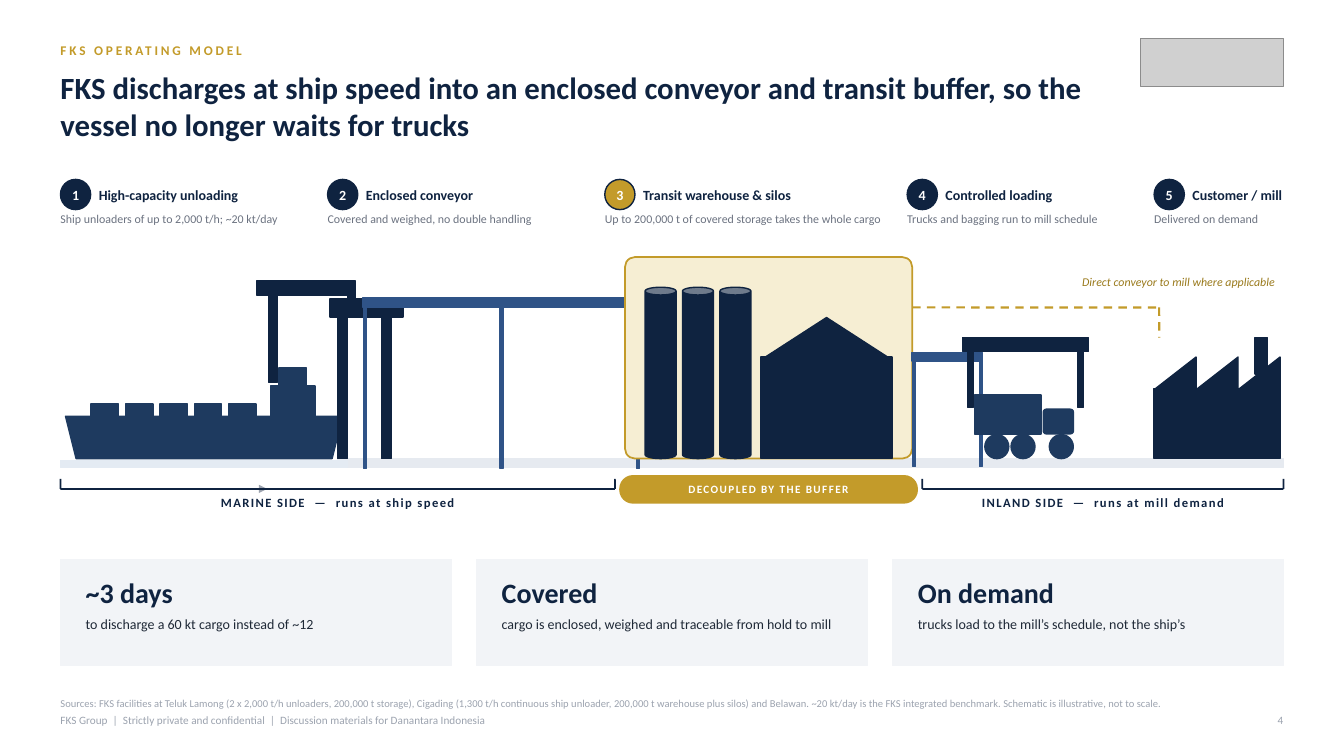
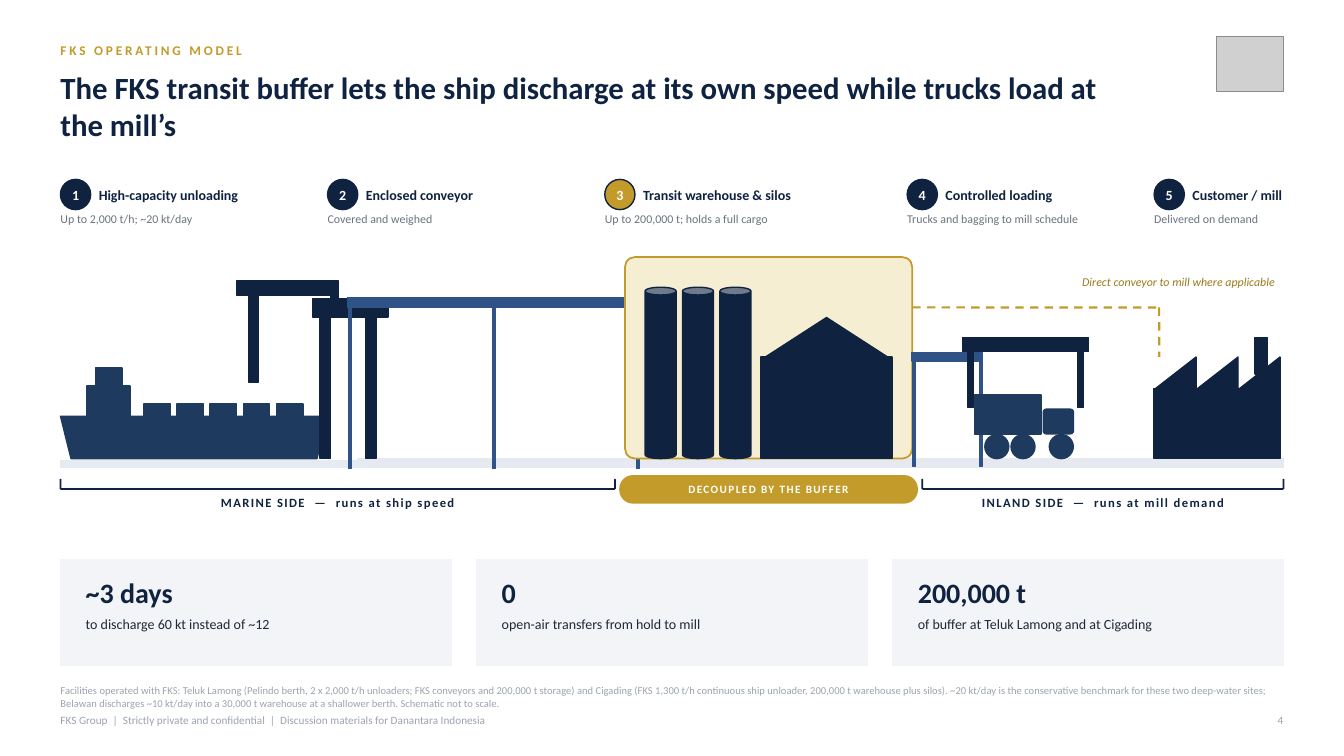
Before and after one commit to nadiaaveronica-design/fks-danantara-deck., a slide deck: slide 4 of FKS_Danantara_Platform_Deck_2026-09-28_v1.pptx. Drawn at 1344x756 pixels with LibreOffice and Linux fonts; fonts in the diff are those of the drawing; grey boxes stand for pictures. Boxes give left, top, right and bottom in pixels: in the first picture for what was removed or moved away, otherwise in the second. Text is boxed around its words. In the diff, an @@ line names an element or a change of style, - is before the commit and + after.

```diff
--- a/FKS_Danantara_Platform_Deck_2026-09-28_v1.pptx
+++ b/FKS_Danantara_Platform_Deck_2026-09-28_v1.pptx
@@ picture removed at <box>1140,38,1284,87</box> @@
@@ picture added at <box>1217,36,1284,92</box> @@
@@ text at <box>60,77,1097,137</box>: text changed @@
-FKS discharges at ship speed into an enclosed conveyor and transit buffer, so the vessel no longer waits for trucks
+The FKS transit buffer lets the ship discharge at its own speed while trucks load at the mill’s
@@ text at <box>60,215,192,225</box>: text changed @@
-Ship unloaders of up to 2,000 t/h; ~20 kt/day
+Up to 2,000 t/h; ~20 kt/day
@@ text at <box>328,215,432,225</box>: text changed @@
-Covered and weighed, no double handling
+Covered and weighed
@@ text at <box>605,215,767,225</box>: text changed @@
-Up to 200,000 t of covered storage takes the whole cargo
+Up to 200,000 t; holds a full cargo
@@ text at <box>907,215,1078,225</box>: text changed @@
-Trucks and bagging run to mill schedule
+Trucks and bagging to mill schedule
@@ 3 rectangles: place and size @@
-3 rectangles at <box>257,281,348,459</box>
+3 rectangles at <box>237,281,331,459</box>
@@ 4 rectangles: place and size @@
-4 rectangles at <box>330,281,402,469</box>
+4 rectangles at <box>313,281,388,469</box>
@@ rectangle: place and size @@
-rectangle at <box>363,297,640,308</box>
+rectangle at <box>348,297,640,308</box>
@@ rectangle: place and size @@
-rectangle at <box>500,308,503,469</box>
+rectangle at <box>492,308,495,469</box>
@@ line moved from (1159, 308) - (1159, 338) to (1159, 308) - (1159, 357) @@
@@ rectangle: place and size @@
-rectangle at <box>271,386,316,418</box>
+rectangle at <box>87,386,129,418</box>
@@ rectangle: place and size @@
-rectangle at <box>91,404,118,416</box>
+rectangle at <box>95,368,122,388</box>
@@ trapezoid: place and size @@
-trapezoid at <box>66,416,343,459</box>
+trapezoid at <box>60,416,328,459</box>
@@ rectangle: place and size @@
-rectangle at <box>126,404,153,416</box>
+rectangle at <box>144,404,170,416</box>
@@ 3 rectangles: place and size @@
-3 rectangles at <box>160,404,256,416</box>
+3 rectangles at <box>177,404,269,416</box>
@@ rectangle: place and size @@
-rectangle at <box>279,368,308,388</box>
+rectangle at <box>276,404,302,416</box>
@@ rectangle: place and size @@
-rectangle at <box>60,461,348,468</box>
+rectangle at <box>60,461,368,468</box>
@@ rectangle: place and size @@
-rectangle at <box>338,459,1284,468</box>
+rectangle at <box>358,459,1284,468</box>
@@ arrow removed from (237, 489) to (267, 489) @@
@@ text at <box>502,584,516,603</box>: text changed @@
-Covered
+0
@@ text at <box>918,584,1026,607</box>: text changed @@
-On demand
+200,000 t
@@ text at <box>86,619,269,632</box>: text changed @@
-to discharge a 60 kt cargo instead of ~12
+to discharge 60 kt instead of ~12
@@ text at <box>502,619,700,632</box>: text changed @@
-cargo is enclosed, weighed and traceable from hold to mill
+open-air transfers from hold to mill
@@ text at <box>918,619,1152,632</box>: text changed @@
-trucks load to the mill’s schedule, not the ship’s
+of buffer at Teluk Lamong and at Cigading
@@ text at <box>60,687,1266,709</box>: text changed @@
-Sources: FKS facilities at Teluk Lamong (2 x 2,000 t/h unloaders, 200,000 t storage), Cigading (1,300 t/h continuous ship unloader, 200,000 t warehouse plus silos) and Belawan. ~20 kt/day is the FKS integrated benchmark. Schematic is illustrative, not to scale.
+Facilities operated with FKS: Teluk Lamong (Pelindo berth, 2 x 2,000 t/h unloaders; FKS conveyors and 200,000 t storage) and Cigading (FKS 1,300 t/h continuous ship unloader, 200,000 t warehouse plus silos). ~20 kt/day is the conservative benchmark for these two deep-water sites; Belawan discharges ~10 kt/day into a 30,000 t warehouse at a shallower berth. Schematic not to scale.
```
Also in this commit, not shown: 8 other slides changed, 22 other files.
